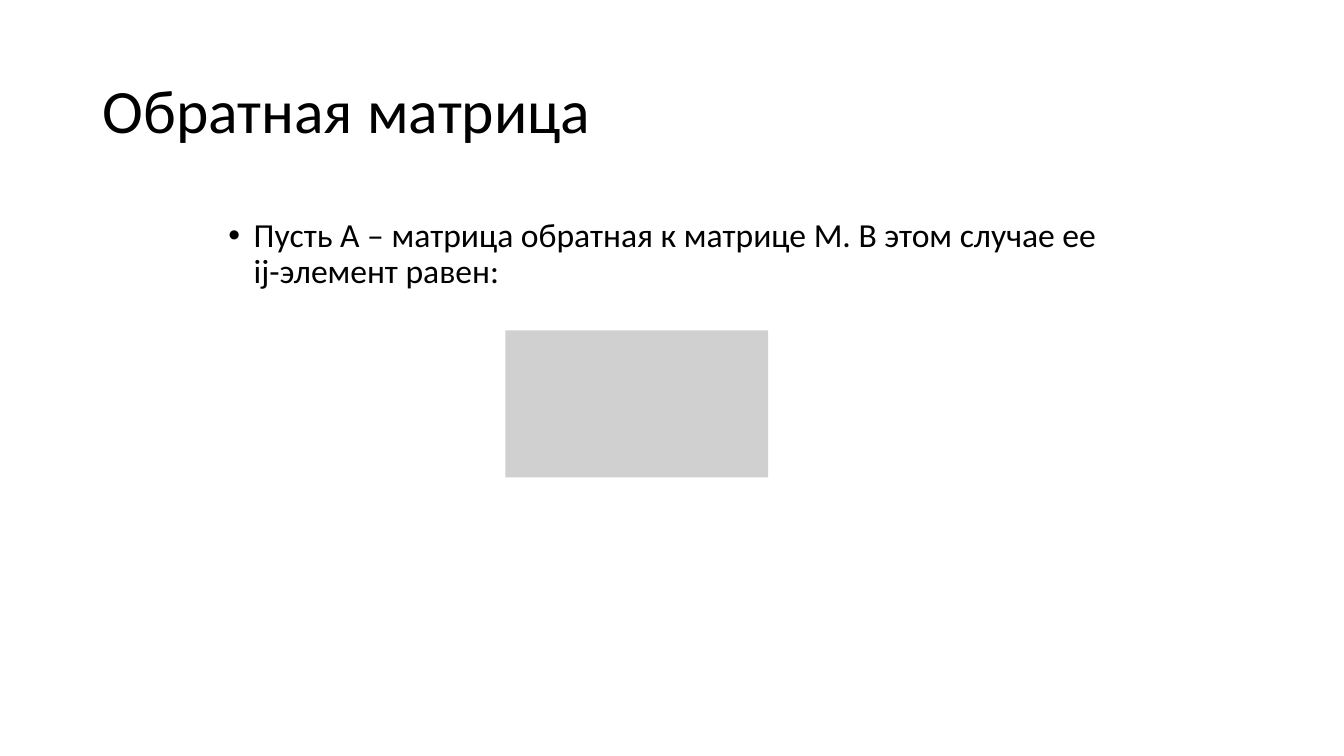
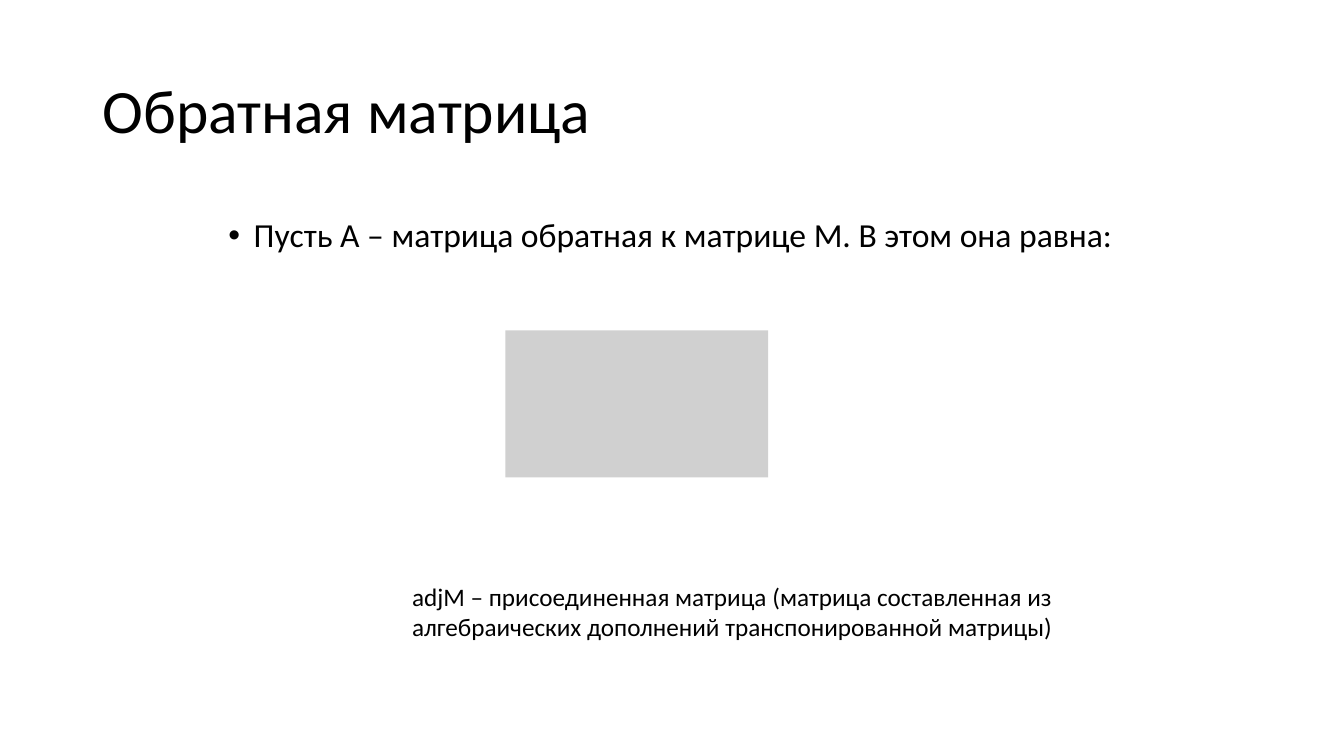
Before and after one commit to alexey-malov/cg-course, a slide deck: slide 89 of lectures/03 - Векторный анализ, трансформации и матрицы.pptx. Drawn at 1344x756 pixels with LibreOffice and Linux fonts; fonts in the diff are those of the drawing; grey boxes stand for pictures. Boxes give left, top, right and bottom in pixels: in the first picture for what was removed or moved away, otherwise in the second. Text is boxed around its words. In the diff, an @@ line names an element or a change of style, - is before the commit and + after.

Commit message:
Обновил презентацию по трансформациям и матрицам

```diff
--- a/lectures/03 - Векторный анализ, трансформации и матрицы.pptx
+++ b/lectures/03 - Векторный анализ, трансформации и матрицы.pptx
@@ text at [254,224,1112,253]: text changed @@
-• Пусть A – матрица обратная к матрице M. В этом случае ее ij-элемент равен:
+• Пусть A – матрица обратная к матрице M. В этом она равна:
@@ text added at [412,587,1052,640], 18 pt, text #000000 @@
+adjM – присоединенная матрица (матрица составленная из алгебраических дополнений транспонированной матрицы)
```
Also in this commit, not shown: 6 other slides changed.
